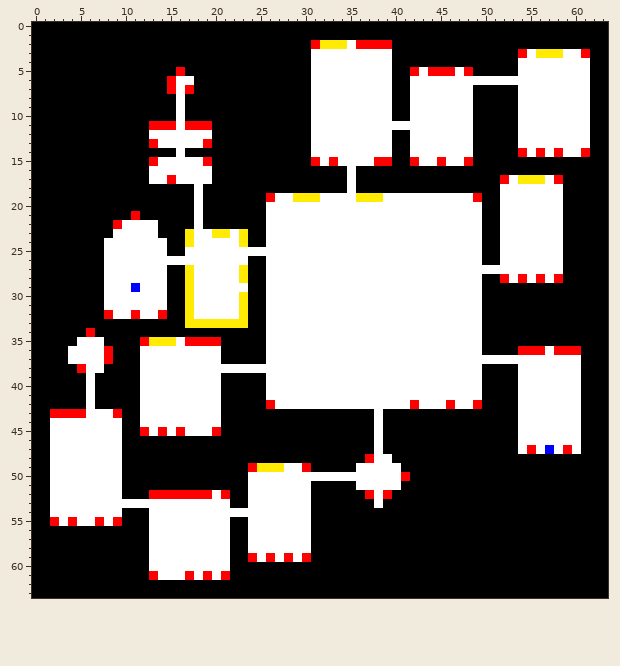
File history of a pixel-art sprite, Assets/DecoratedMap.png. This is how it looked before the edit.
The file is 64x64 pixels.
The result:
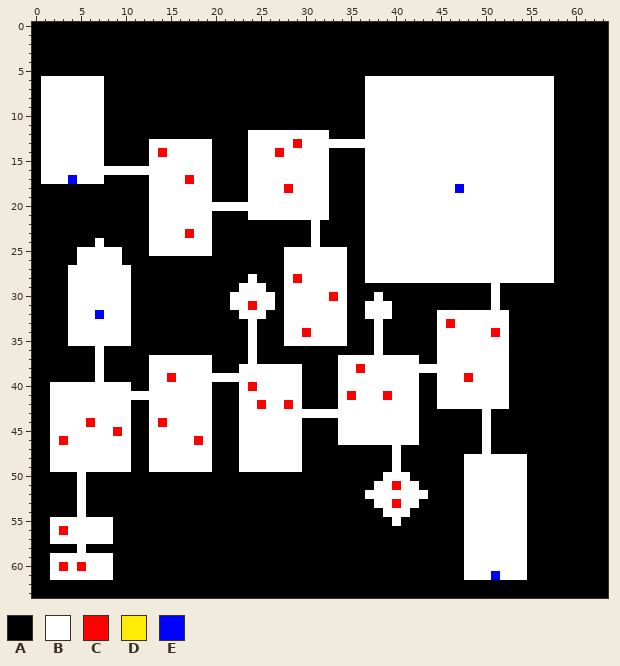
Palette (. is transparent): A #000000  B #ffffff  C #ff0000  D #ffeb04  E #0000ff
From old to new:
Changed rows in their new state; - is an unchanged pixel.
first column x 1:
 2 ------------------------------AAAAAAAAA----------------------
 3 ------------------------------AAAAAAAAA--------------AAAAAAAA
 4 ------------------------------AAAAAAAAA--------------AAAAAAAA
 5 ---------------A--------------AAAAAAAAA--AAAAAAA-----AAAAAAAA
 6 BBBBBBB-------AAA-------------AAAAAA---BB----------------AAAA
 7 BBBBBBB-------AAA-------------AAAAAA---BB-------BBBBB----AAAA
 8 BBBBBBB--------A--------------AAAAAA---BB-------BBBBB----AAAA
 9 BBBBBBB--------A--------------AAAAAA---BB-------BBBBB----AAAA
10 BBBBBBB--------A--------------AAAAAA---BB-------BBBBB----AAAA
11 BBBBBBB-----AAAAAAA-----------AAAAAA------------BBBBB----AAAA
12 BBBBBBB-----AAAAAAA----BBBBBBB--AAAA---BB-------BBBBB----AAAA
13 BBBBBBB-----B-----B----BBBBBCB---------BB-------BBBBB----AAAA
14 BBBBBBB-----BCB-BBB----BBBCBBB--AAAA---BB-------BBBBBB-B-AAAA
15 BBBBBBB-----B-----B----BBBBBBBB-AAAA-BBBBB--B--BBBBBBBBBB----
16 BBBBBBBBBBBB-----------BBBBBBBBB--A-BBBBBBBBBBBBBBBBBBBBB----
17 BBBEBBB-------B-C------BBBBBBBBB--A-BBBBBBBBBBBBBBBB-BBB-A---
18 ------------BBBBB-B----BBBBCBBBB--A-BBBBBBBBBBEBBBB------A---
19 ------------BBBBB-B----BBB--BBB-AAAABB----------BBB------A---
20 ------------BBBBB-BBBBBBB-------AAAA-------------BB------A---
21 ----------A-BBBBB-B----BB-------AAAA-------------BB------A---
22 --------AAAA-BBBB-B------AAAAA-AAAAA-------------BB------A---
23 --------AAAA-BBBC--AAAA--AAAAA-AAAAA-------------BB------A---
24 ------BAAAAA--BBB--AAAA--AAAAA-AAAAA-------------BB------A---
25 ----BBB--AAA--BB---AAAAAAAA-------AA-------------BB------A---
26 ----BBB--AAAAAAAAAAAAAA--AA-------AA-------------BB------A---
27 ---BBBB---AAAA--AAAAAAA--AA-------AA---------------------A---
28 ---BBBB---AAAA--AAAAAAAB-AA-C-----AA-------------BBB-B-B-A---
29 ---BBBB---AAAA--AAAAAA-BBAA-------AAAAAAAAAAAAAAA-B----------
30 ---BBBB---AAAA--AAAAA-BBB-A-----C-AAA-AAAAAAAAAAA-B----------
31 ---BBBB---AAAA--AAAAA-BCB-A-------AA---AAAAAAAAAA-B----------
32 ---BBBEB--AAAA--AAAAAABBBAA-------AA---AAAAA-----BBB---------
33 ---BBBBBBB------AAAAAAAB-AA-------AAA-AAAAAA-C---BBB---------
34 ---BBBBBBB-------------B-AA--C----AAA-AAAAAA-----BCB---------
35 ---B---BBB-AAAAAAAAA---B-AA-------AAA-AAAAAA-----BBB---------
36 ---AAA-A---AAAAAAAAA---B-AAAAAAAAAAAA-AAAAAA-----BBB-AAAAAAA-
37 ---AAA-A---A-------A---B-AAAAAAAA---------AA--------AAAAAAAA-
38 ----AA-----A-------AAA-------AAAA--C-------------BBB-AAAAAAA-
39 -----AB----A--C-----BBBBB----AAAA---------AA---C-BBB-AAAAAAA-
40 -BBBB-BBBB-A-------A--BCB----AAAA---------AA-----BBB-AAAAAAA-
41 -BBBB-BBBBB--------A--BBB----AAAA-C---C---AA-----BBB-AAAAAAA-
42 -BBBB-BBBB-A-------A--BBCB-C-AAAA--------BAA-B--BBBB-AAAAAAA-
43 -BBBB---BB-A-------A--BBBBBBBBBBBBBBB-BBBB-------B---AAAAAAA-
44 -----C---B-A-C-----A--BBBBBBB----BBBB-BBBB-------B---AAAAAAA-
45 --------CB-A-B-B---A--BBBBBBB----BBBB-BBBB-------B---AAAAAAA-
46 --C------B--BBBBBCB---BBBBBBB----BBBB-BBBB-------B---AAAAAAA-
47 ---------B--BBBBBBB---BBBBBBB--------A-B---------B---AAAAAAA-
48 ---------B--BBBBBBB---BBBBBBB-------AAAB-------BBBBBBB-------
49 ---------B--BBBBBBB---BBBBB--A-----AAAA--------BBBBBBB-------
50 -AAA-AAAA--------------AAAAAAAAAAAAAAA--B------BBBBBBB-------
51 -AAA-AAAA--------------AAAAAAA-----AA--CBB-----BBBBBBB-------
52 -AAA-AAAA---AAAAAAAAA--AAAAAAA------B-BBBBB----BBBBBBB-------
53 -AAA-AAAAAAAAAAAAAAAA--AAAAAAA--------BCBB-----BBBBBBB-------
54 -AAA-AAAA---AAAAAAAAAAAAAAAAAA--------BBB------BBBBBBB-------
55 -B-B--B-A---AAAAAAAAA--AAAAAAA---------B-------BBBBBBB-------
56 -BCBBBBB----AAAAAAAAA--AAAAAAA-----------------BBBBBBB-------
57 -BBBBBBB----AAAAAAAAA--AAAAAAA-----------------BBBBBBB-------
58 ----B-------AAAAAAAAA--AAAAAAA-----------------BBBBBBB-------
59 -BBBBBBB----AAAAAAAAA--AAAAAAA-----------------BBBBBBB-------
60 -BCBCBBB----AAAAAAAAA--------------------------BBBBBBB-------
61 -BBBBBBB----AAAAAAAAA--------------------------BBBEBBB-------
Pixel boxes of the changes (left, top, right, bottom) in both pictures:
changed: (41, 40, 590, 580)
